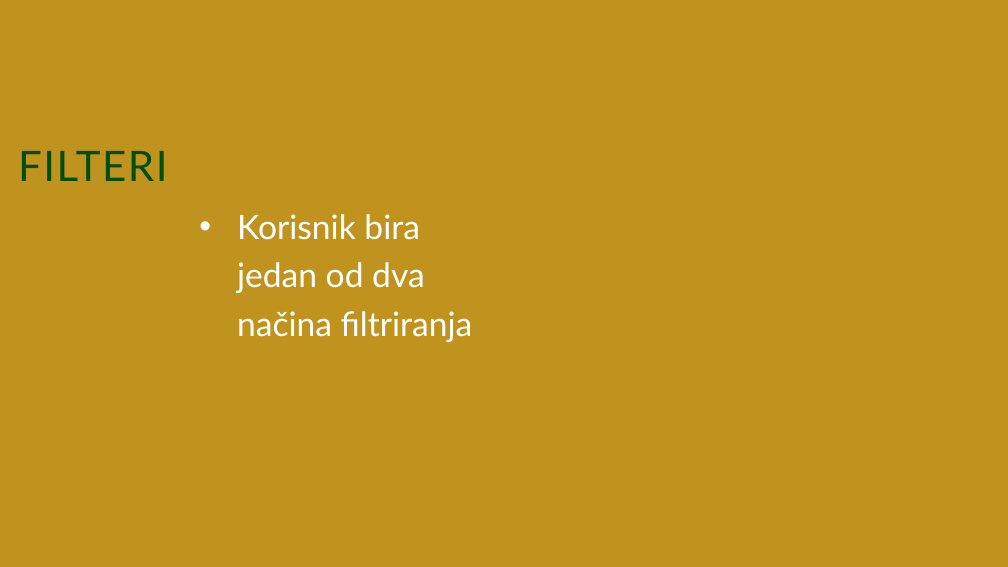
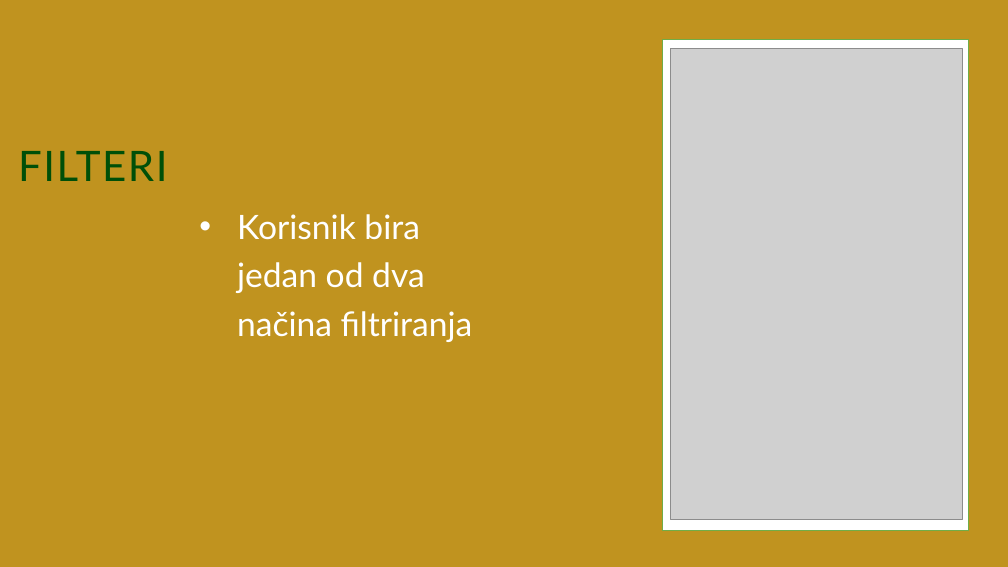
Before and after one commit to Njamic-27/kaktusi, a slide deck: slide 11 of PARKTUS.pptx. Drawn at 1008x567 pixels with LibreOffice and Linux fonts; fonts in the diff are those of the drawing; grey boxes stand for pictures; background and template pictures are left out. Boxes give left, top, right and bottom in pixels: in the first picture for what was removed or moved away, otherwise in the second. Text is boxed around its words. In the diff, an @@ line names an element or a change of style, - is before the commit and + after.

```diff
--- a/PARKTUS.pptx
+++ b/PARKTUS.pptx
@@ rectangle added at (662, 39, 969, 531), fill #FFFFFF, outline #70AD47 1 pt @@
@@ picture added at (671, 48, 962, 520) @@
```
Also in this commit, not shown: 6 other slides changed, 1 slide removed.
